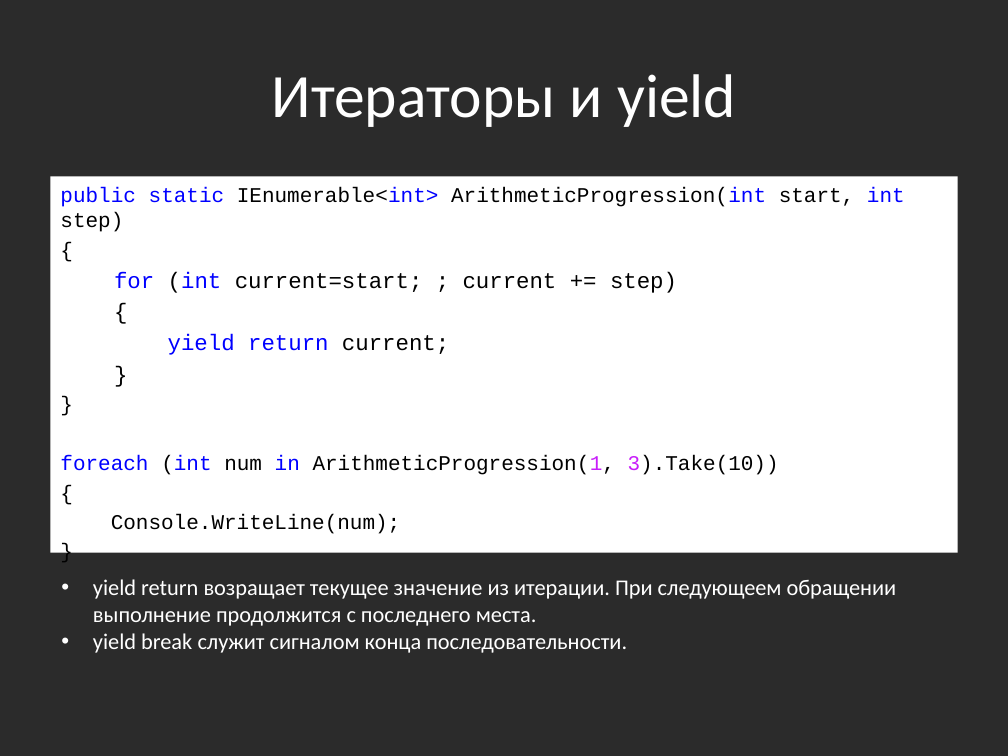
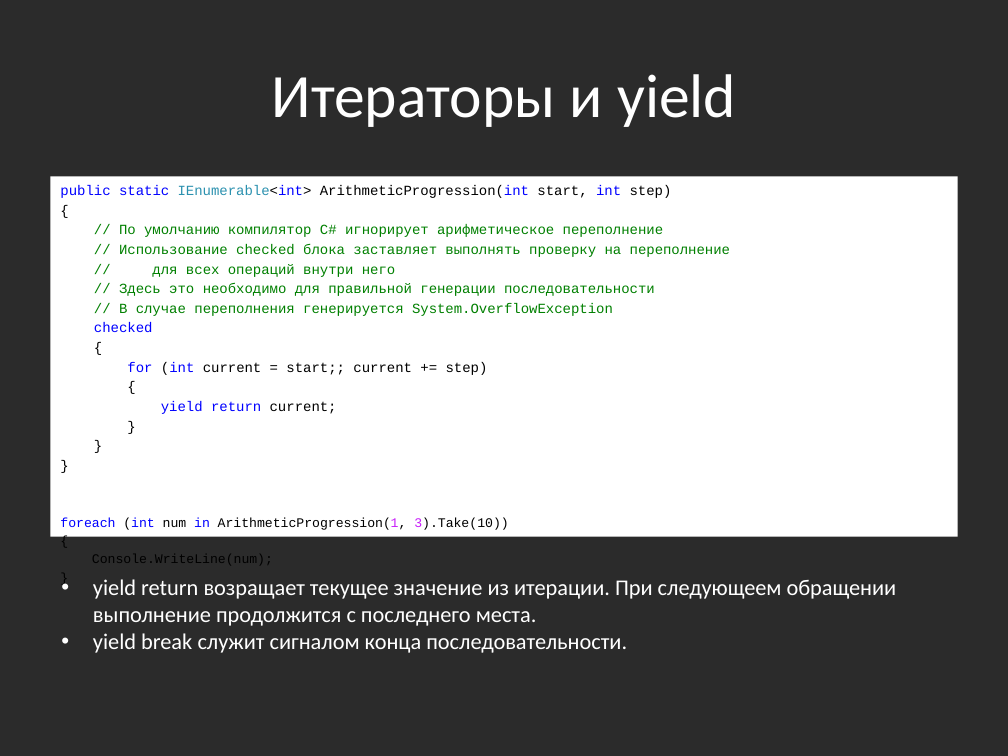
Before and after one commit to bazile/Training, a slide deck: slide 7 of Presentation/lesson-11-linq.pptx. Drawn at 1008x756 pixels with LibreOffice and Linux fonts; fonts in the diff are those of the drawing; background and template pictures are left out; a plain dark background stands for a picture behind light text. Boxes give left, top, right and bottom in pixels: in the first picture for what was removed or moved away, otherwise in the second. Text is boxed around its words. In the diff, an @@ line names an element or a change of style, - is before the commit and + after.

Commit message:
Added "checked" block to yield examples

```diff
--- a/Presentation/lesson-11-linq.pptx
+++ b/Presentation/lesson-11-linq.pptx
@@ text at [50,176,958,536]: paragraph added @@
+}
@@ text "public static IEnumerable<int> ArithmeticProgression(int sta ...": place and size @@
-text "public static IEnumerable<int> ArithmeticProgression(int sta ..." at [50,176,958,552]
+text "public static IEnumerable<int> ArithmeticProgression(int sta ..." at [50,176,958,536]
@@ text at [60,185,672,530]: size 15 to 10 pt in "public static IEnumerable<int> ArithmeticProgression(int sta ...", "{", "}"; text colour #000000 to #2B91AF, text colour #0000FF to #000000 in "IEnumerable<int>"; size 16 to 10 pt in "{", "yield return current;", "}"; size 15 to 9.4 pt in "foreach (int num in ArithmeticProgression(1, 3).Take(10))", "{", "Console.WriteLine(num);", "}"; less space between paragraphs @@
@@ text at [94,224,731,375]: text changed; size 16 to 10 pt; text colour #000000 to #008000 @@
-for (int current=start; ; current += step)
+// По умолчанию компилятор C# игнорирует арифметическое переполнение
+// Использование checked блока заставляет выполнять проверку на переполнение
+// для всех операций внутри него
+// Здесь это необходимо для правильной генерации последовательности
+// В случае переполнения генерируется System.OverflowException
+checked
+{
+for (int current = start;; current += step)
```
Also in this commit, not shown: 1 other slide changed.
